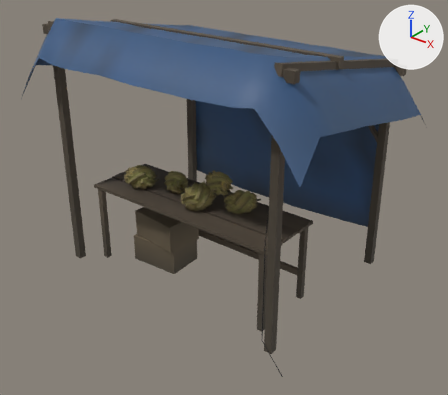
The Blender file art/fruit_stall/fruit_stall.blend, before and after one commit.
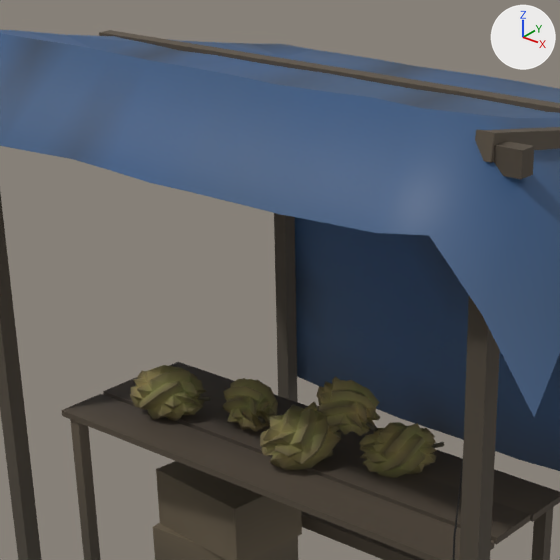
Old and new are each drawn whole from a camera (50 mm lens) standing at (3.31, -3.28, 3.24) and looking at (0.13, 0.69, 0.77) and again close up on the part from 15% to 69% of the width and 1% to 63% of the height. Lighting does not change. The marker at upper right points along +X, +Y and +Z. The last two pictures show the newer version.

Names of what the first close-up shows: 'FruitStall'.
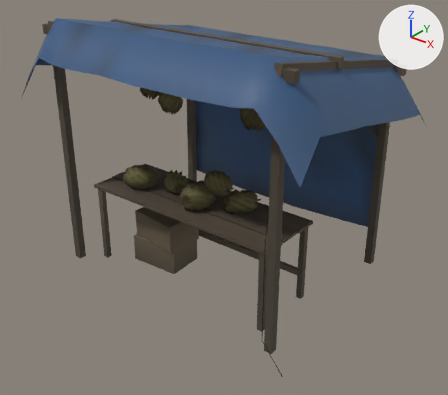
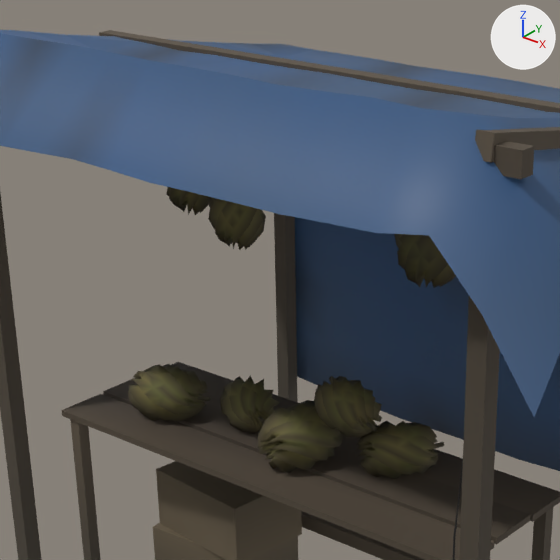
What differs and where, as boxes [x1, y1, x2, y2] in the close-ups (560 x 560 px; the box of a moved part takes in the faces that stretch with it):
part 1 of me_fruitstall, added
    after: [166, 187, 210, 215]
part 2 of me_fruitstall, added (brown)
    after: [208, 197, 266, 250]
part 3 of me_fruitstall, added
    after: [394, 234, 456, 288]
part 4 of me_fruitstall, moved or reshaped
    before: [130, 368, 437, 475]
    after: [127, 364, 440, 477]
part 5 of me_fruitstall, shading changed
    both: [130, 366, 437, 478]

Patch to the scene script:
```diff
--- a/art/fruit_stall/fruit_stall.blend.py
+++ b/art/fruit_stall/fruit_stall.blend.py
@@ me_fruitstall @@
 # used by ob_fruitstall; location = (0.0, 0.0, 0.0)
-me_fruitstall.from_pydata(...)  # 1197 vertices, 1136 faces; spans x -1.47..1.47, y -0.22..1.88, z 0.0..2.33
+me_fruitstall.from_pydata(...)  # 1995 vertices, 1994 faces; spans x -1.47..1.47, y -0.22..1.88, z 0.0..2.33
+# me_fruitstall part 1: a new loose piece of 162 vertices spanning x -0.86..-0.63, y 0.58..0.82, z 1.53..1.86, in mat_stall
+# me_fruitstall part 2: a new loose piece of 162 vertices spanning x -0.62..-0.39, y 0.59..0.81, z 1.44..1.74, in mat_stall
+# me_fruitstall part 3: a new loose piece of 162 vertices spanning x 0.32..0.58, y 0.57..0.82, z 1.49..1.82, in mat_stall
+# me_fruitstall part 4: 363 vertices moved from x -0.78..0.55, y 0.23..0.7, z 0.76..1.13 to x -0.79..0.55, y 0.22..0.7, z 0.76..1.13; 79 vertices removed from x -0.77..0.54, y 0.23..0.69, z 0.76..1.13; 319 vertices added at x -0.79..0.56, y 0.22..0.7, z 0.76..1.13
+# me_fruitstall part 5: 386 kept faces spanning x -0.78..0.55, y 0.22..0.7, z 0.76..1.13 are now shaded smooth
+# other edits to the shape of me_fruitstall do not show in these pictures
 me_fruitstall.materials.append(mat_bulb)
```
